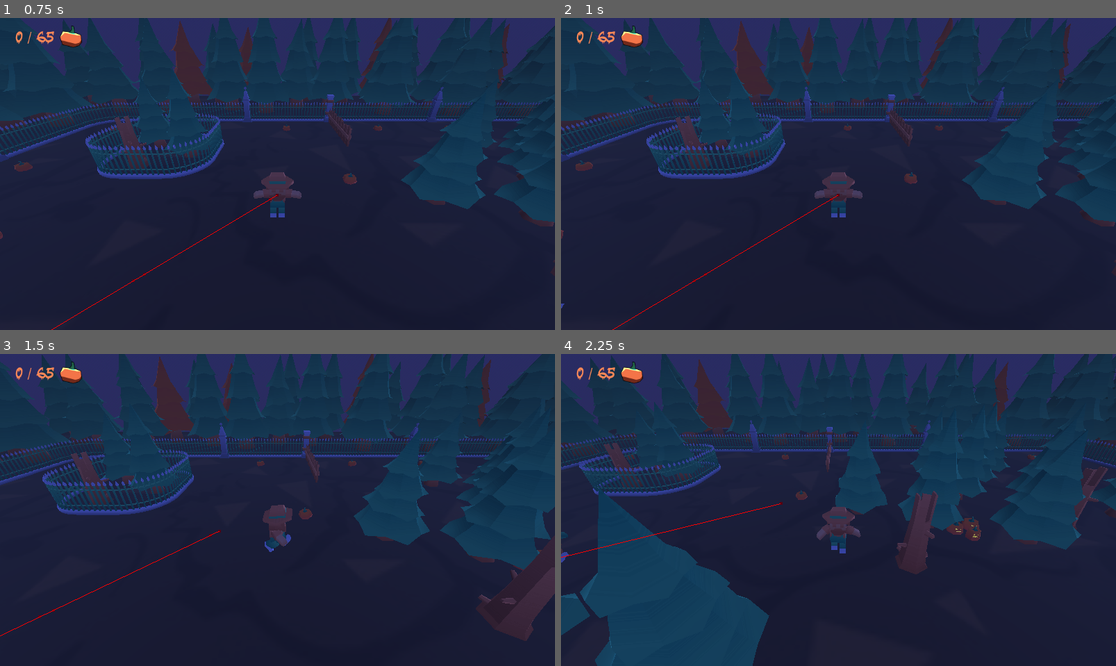
Above: before the commit, frames 1-4 (two rows, left to right).
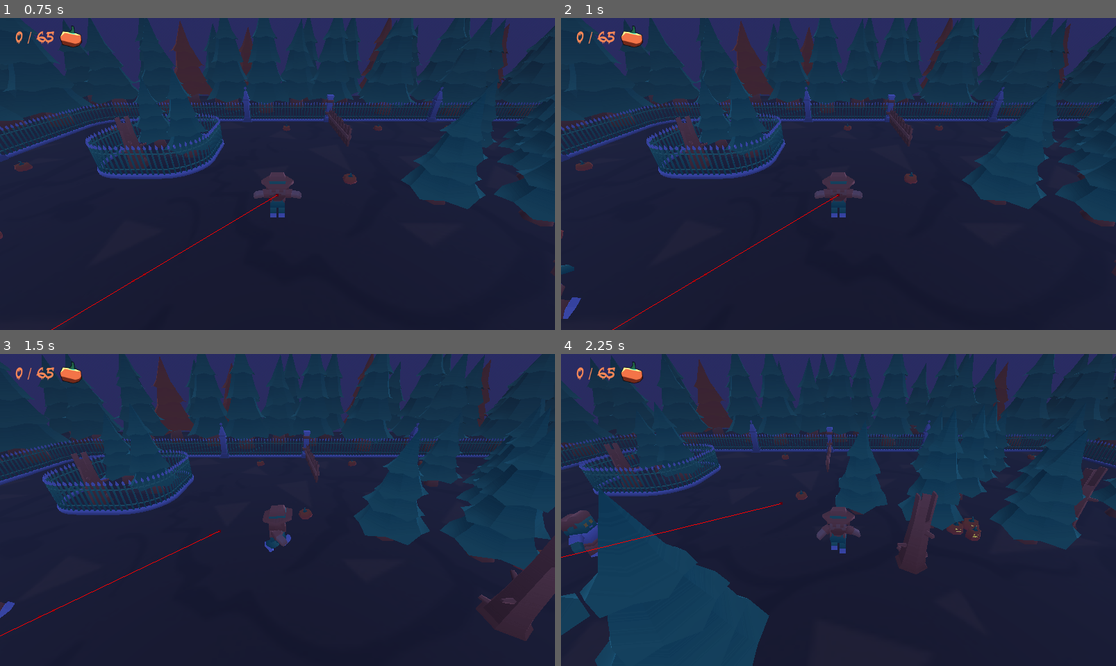
Above: after the commit, the same moments.

Repository: BuendiaGames/SpookyComecocos
Game: Godot game, scene res://core/menu/mainmenu.tscn
Two runs of this game, one before a commit and one after it. Both use one fixed random seed, a clock stepped at 60 frames per second and the inputs below.
Inputs:
- Up to frame 1 (0.75 s): click "Start game" at 0.5 s
- Up to frame 2 (1 s): no input
- Up to frame 3 (1.5 s): hold Right (ui_right) from 1.28 s (still down)
- Up to frame 4 (2.25 s): release Right (ui_right) at 2.03 s; hold Down (ui_down) from 2.03 s (still down)

Frame 1 is identical in both runs. In frame 2, 0.2% of the frame differs, in the area x 0-4%, y 79-97%; in frame 3, less than 0.1%; in frame 4, 0.7%, in the area x 0-7%, y 50-67%.

Commit message:
Subo velocidad a zombi

Diff:
--- a/core/characters/zombi/zombi.gd
+++ b/core/characters/zombi/zombi.gd
@@ -1,7 +1,7 @@
 extends CharacterBody3D
 
 #Velocidad de movimiento del vampiro
-const speed = 55.0
+const speed = 75.0
 const threshold_direct = 2
 
 
